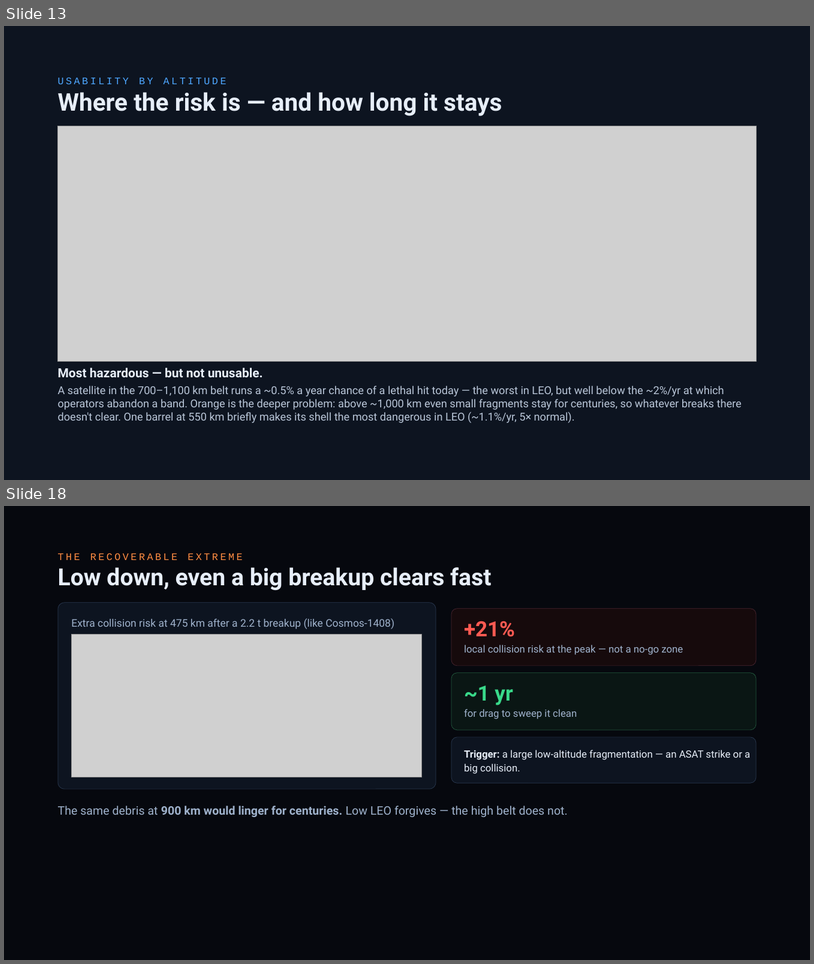
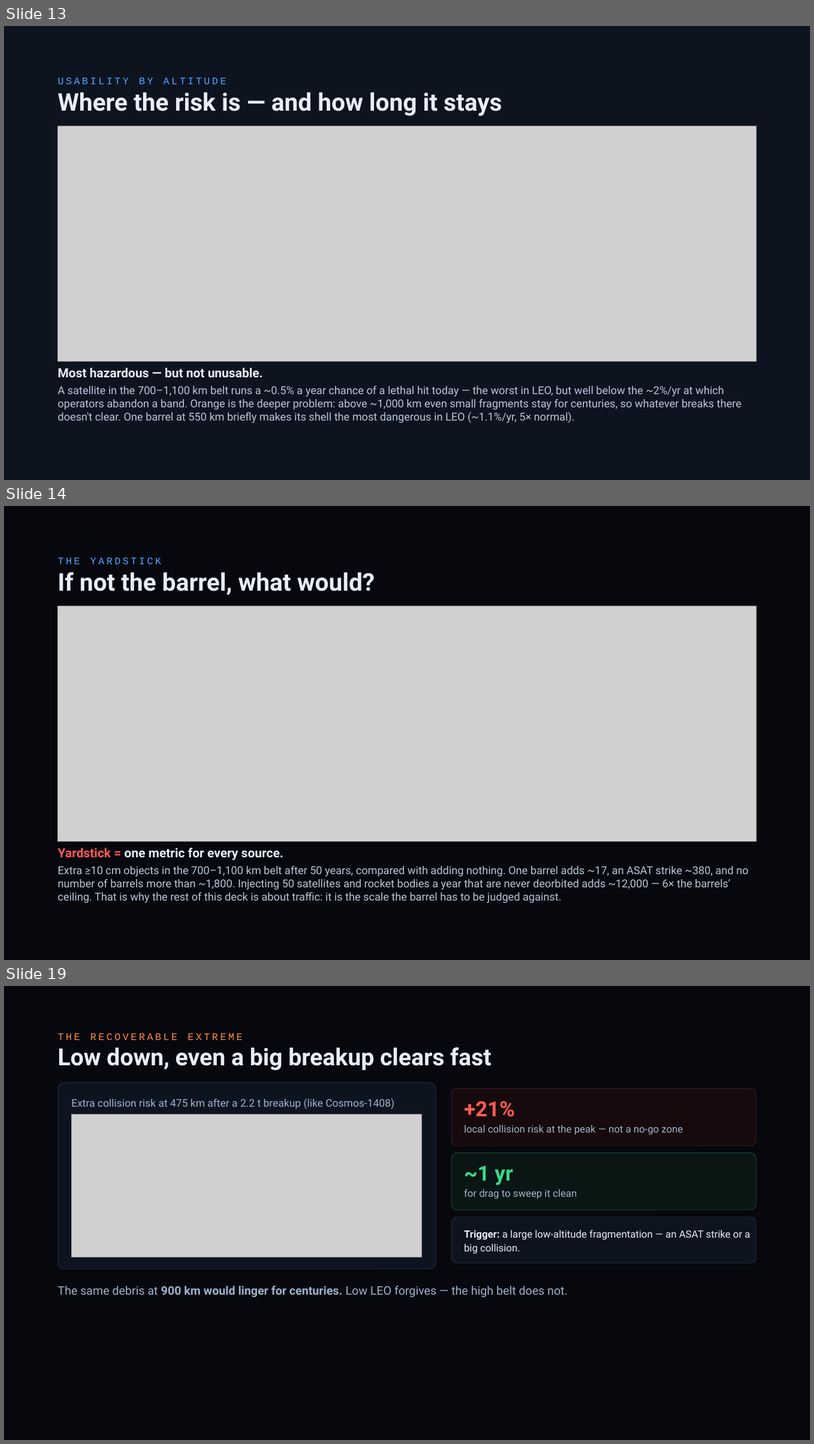
Before and after one commit to TimKadyrov/DebrisCascade, a slide deck: Barrel of Nails — Kessler Study.pptx. Shown one above the other, each under a label of ours: slides 13 and 18 before the commit, slides 13, 14 and 19 after it; the slides between them are not shown. The pictures are 814x964 and 814x1444 pixels, drawn with LibreOffice and Linux fonts; fonts in the diff are those of the drawing; grey boxes stand for pictures. Boxes give left, top, right and bottom in pixels: in the first picture for what was removed or moved away, otherwise in the second. Text is boxed around its words. In the diff, an @@ line names an element or a change of style, - is before the commit and + after.

Commit message:
Frame the barrel against a yardstick: why ask, bridge slide, two-part verdict
Readers could ask why a barrel study ends on orbital traffic. The deck now
says so explicitly:
- Title and debate slides give the reason to ask: a barrel is the cheapest
  debris weapon (no guidance, no interceptor), worth a number.
- New slide 14 "If not the barrel, what would?": one metric for every
  source (extra >=10 cm belt objects after 50 yr vs adding nothing):
  barrel ~17, ASAT ~380, barrel ceiling ~1,800, 50/yr never deorbited
  ~12,000, 500/yr ~710,000. Chart: viz deck_yardstick.png.
- Traffic slides 15-18 carry "YARDSTICK ·" kickers.
- Verdict split into "The barrel" and "What does".
SUMMARY gains the same framing and a yardstick table.

```diff
--- a/Barrel of Nails — Kessler Study.pptx
+++ b/Barrel of Nails — Kessler Study.pptx
@@ slide 14 added at (4, 506, 810, 960), background #06080E @@
@@ text added at (58, 557, 161, 564), 12 pt, text #4DA6FF @@
+THE YARDSTICK
@@ text added at (58, 572, 375, 595), 29 pt, text #E7EEF8, bold @@
+If not the barrel, what would?
@@ picture added at (58, 606, 757, 841) @@
@@ text added at (58, 847, 749, 903), 13 pt, text #B9C6D8 @@
+Yardstick = one metric for every source.
+Extra ≥10 cm objects in the 700–1,100 km belt after 50 years, compared with adding nothing. One barrel adds ~17, an ASAT strike ~380, and no number of barrels more than ~1,800. Injecting 50 satellites and rocket bodies a year that are never deorbited adds ~12,000 — 6× the barrels' ceiling. That is why the rest of this deck is about traffic: it is the scale the barrel has to be judged against.
@@ what was slide 18 is now slide 19 @@
```
Also in this commit, not shown: 7 slides changed, 3 other files.
